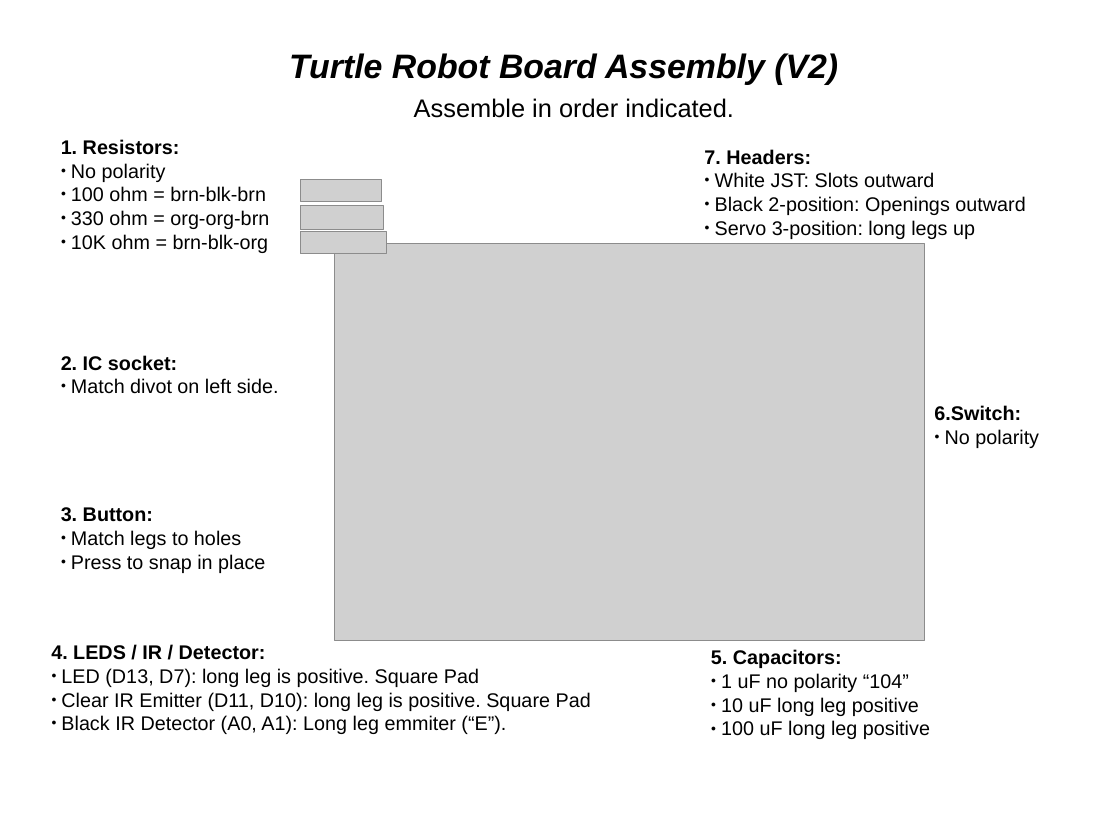
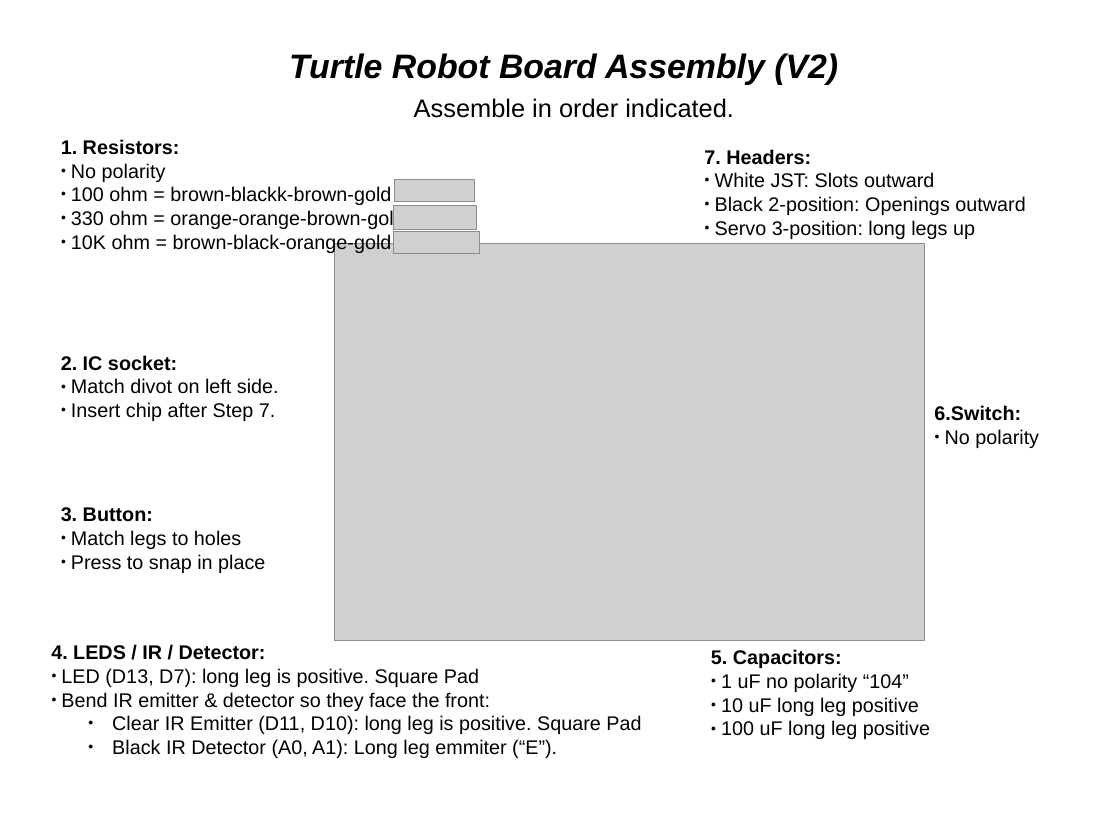
Before and after one commit to aspro648/OSTR, a slide deck: slide 1 of V2/docs/Turtle Robot Board Assembly.odp. Drawn at 1120x840 pixels with LibreOffice and Linux fonts; fonts in the diff are those of the drawing; grey boxes stand for pictures. Boxes give left, top, right and bottom in pixels: in the first picture for what was removed or moved away, otherwise in the second. Text is boxed around its words. In the diff, an @@ line names an element or a change of style, - is before the commit and + after.

```diff
--- a/V2/docs/Turtle Robot Board Assembly.odp
+++ b/V2/docs/Turtle Robot Board Assembly.odp
@@ text at (71,186,404,253): text changed @@
-● 100 ohm = brn-blk-brn
-● 330 ohm = org-org-brn
-● 10K ohm = brn-blk-org
+● 100 ohm = brown-blackk-brown-gold
+● 330 ohm = orange-orange-brown-gold
+● 10K ohm = brown-black-orange-gold
@@ 3 pictures: place and size @@
-3 pictures at (300,180,386,254)
+3 pictures at (393,180,480,254)
@@ text at (71,402,275,421): paragraph added @@
+● Insert chip after Step 7.
@@ text at (61,692,490,711): paragraph added @@
+● Bend IR emitter & detector so they face the front:
@@ text at (112,715,641,758): list level 1 to 2 in "Clear IR Emitter (D11, D10): ..."; list level 1 to 2 in "Black IR Detector (A0, A1): ..." @@
```
Also in this commit, not shown: 58 other files.
